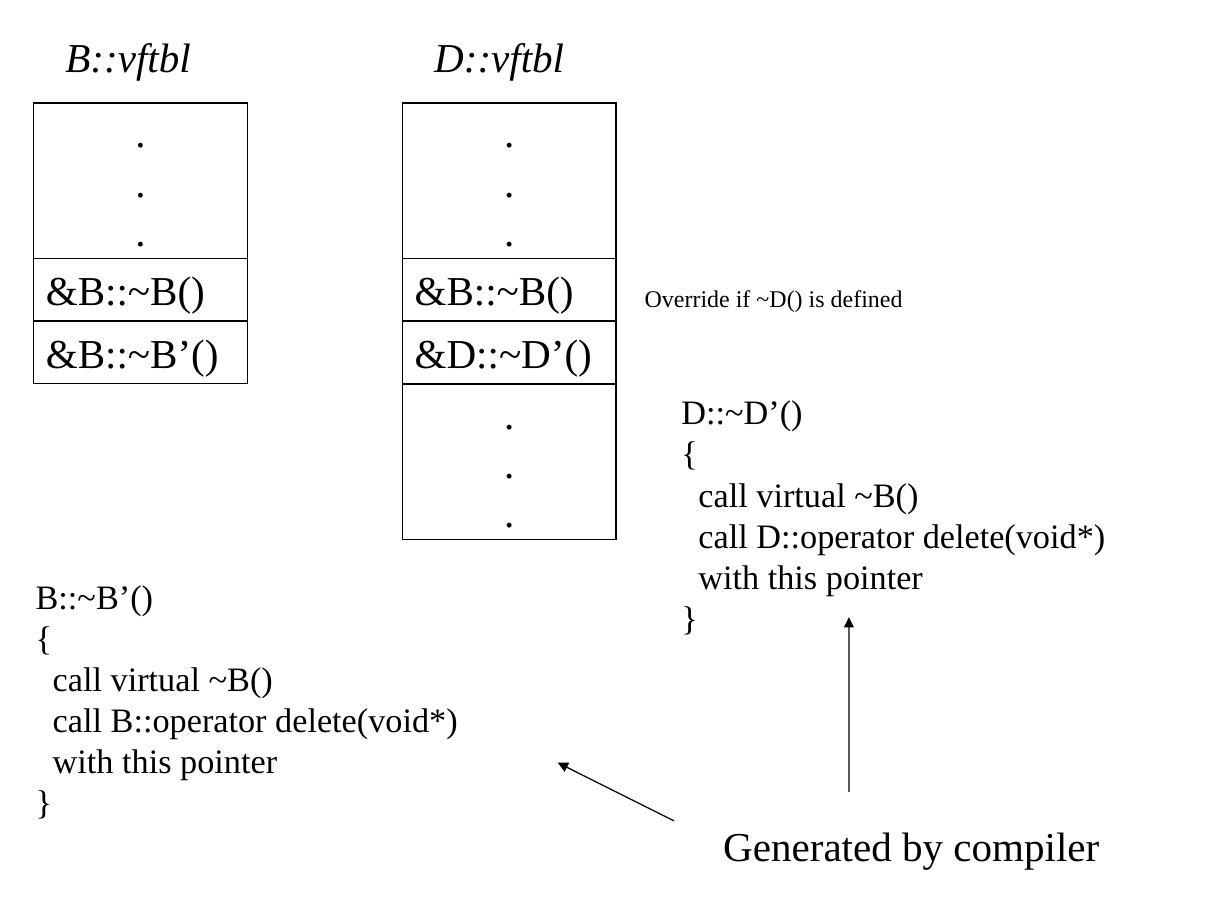
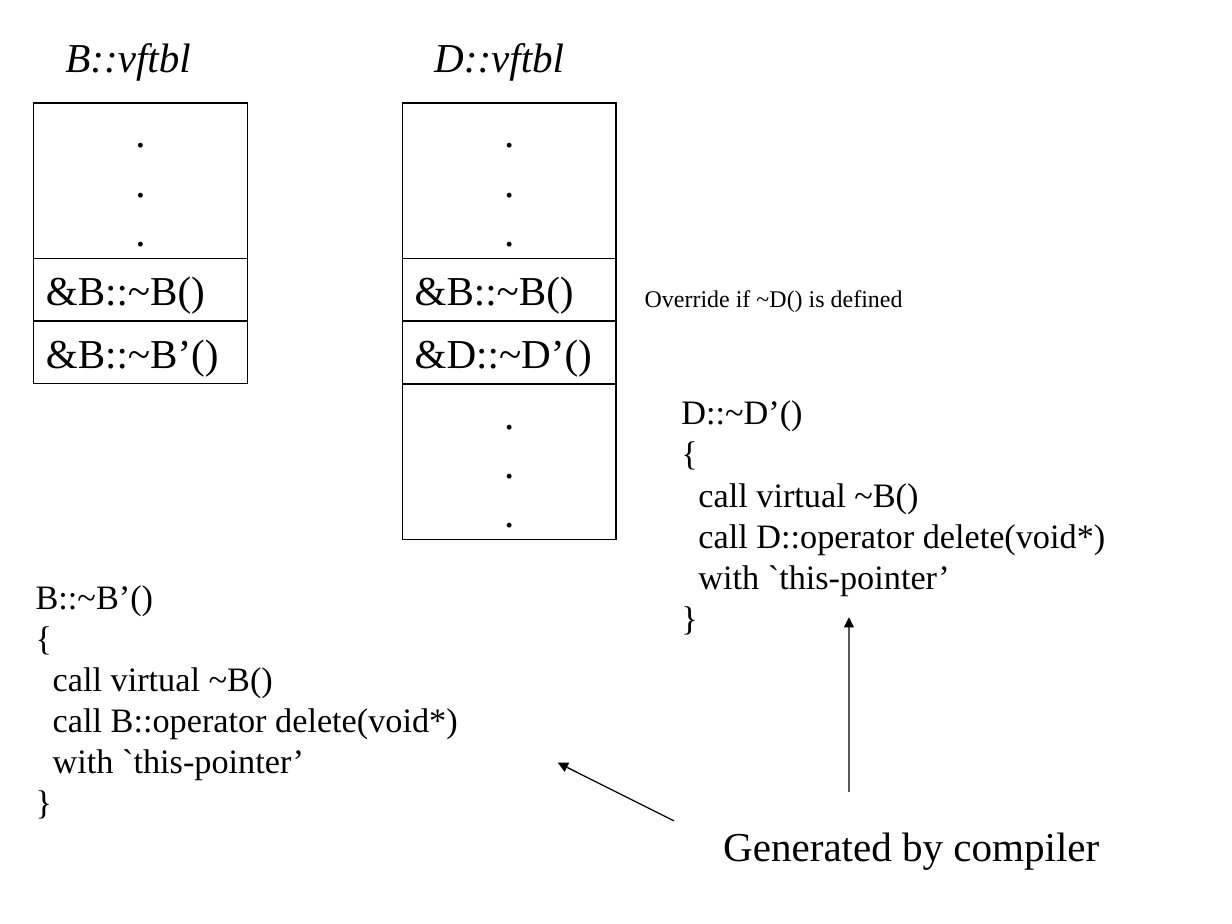
Before and after one commit to KeiHasegawa/cxx_doc, a slide deck: slide 4 of 10_delete_e.ppt. Drawn at 1232x924 pixels with LibreOffice and Linux fonts; fonts in the diff are those of the drawing. Boxes give left, top, right and bottom in pixels: in the first picture for what was removed or moved away, otherwise in the second. Text is boxed around its words. In the diff, an @@ line names an element or a change of style, - is before the commit and + after.

Commit message:
update delete_e

```diff
--- a/10_delete_e.ppt
+++ b/10_delete_e.ppt
@@ text at (698, 565, 950, 596): text changed @@
-with this pointer
+with `this-pointer’
@@ text at (53, 749, 304, 780): text changed @@
-with this pointer
+with `this-pointer’
```
